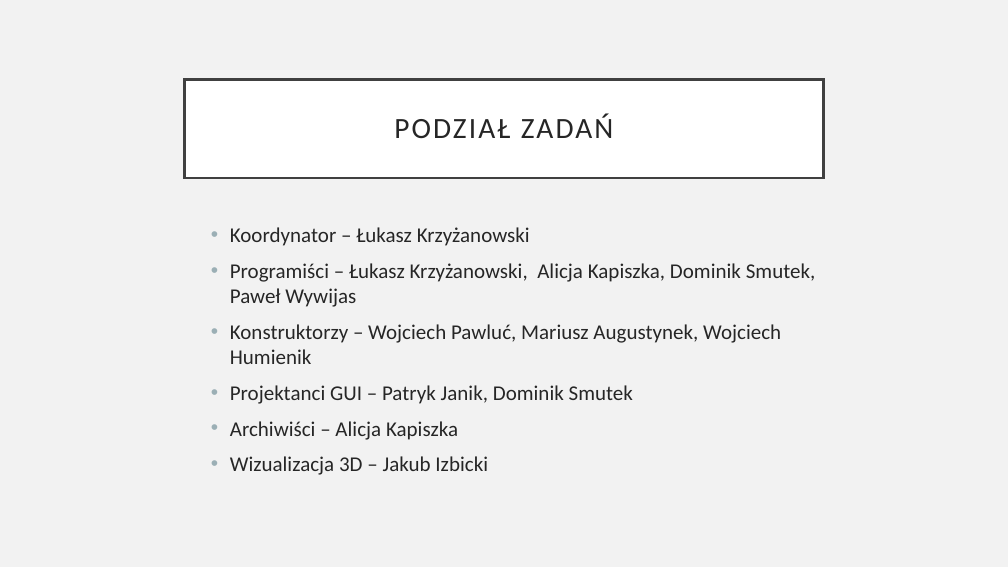
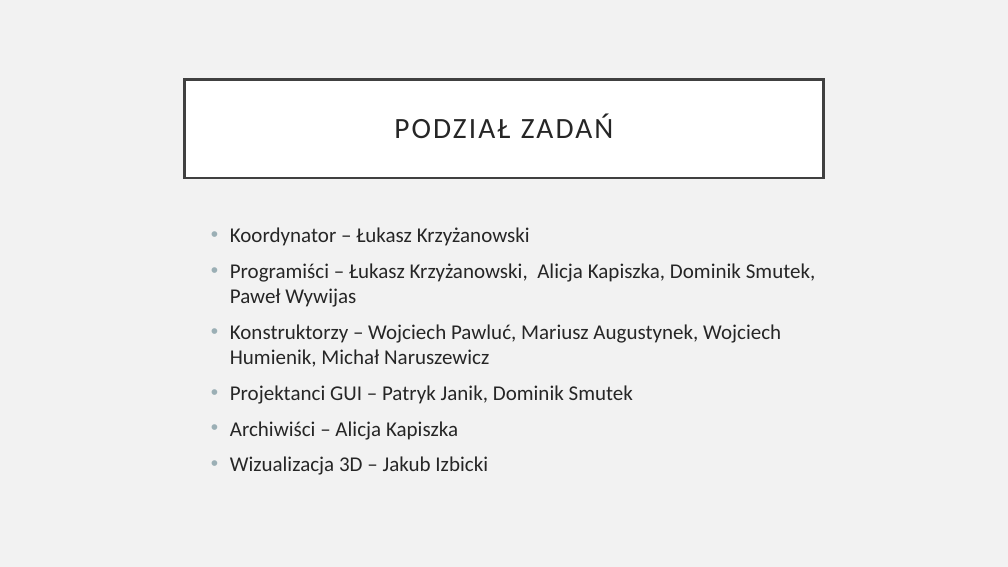
Before and after one commit to Acilya/sem6, a slide deck: slide 4 of projekt_zesp/Układ stabilizacji poziomu cieczy.pptx. Drawn at 1008x567 pixels with LibreOffice and Linux fonts; fonts in the diff are those of the drawing. Boxes give left, top, right and bottom in pixels: in the first picture for what was removed or moved away, otherwise in the second. Text is boxed around its words. In the diff, an @@ line names an element or a change of style, - is before the commit and + after.

```diff
--- a/projekt_zesp/Układ stabilizacji poziomu cieczy.pptx
+++ b/projekt_zesp/Układ stabilizacji poziomu cieczy.pptx
@@ text at <box>230,324,781,367</box>: text changed @@
-  • Konstruktorzy – Wojciech Pawluć, Mariusz Augustynek, Wojciech Humienik
+  • Konstruktorzy – Wojciech Pawluć, Mariusz Augustynek, Wojciech Humienik, Michał Naruszewicz
```
